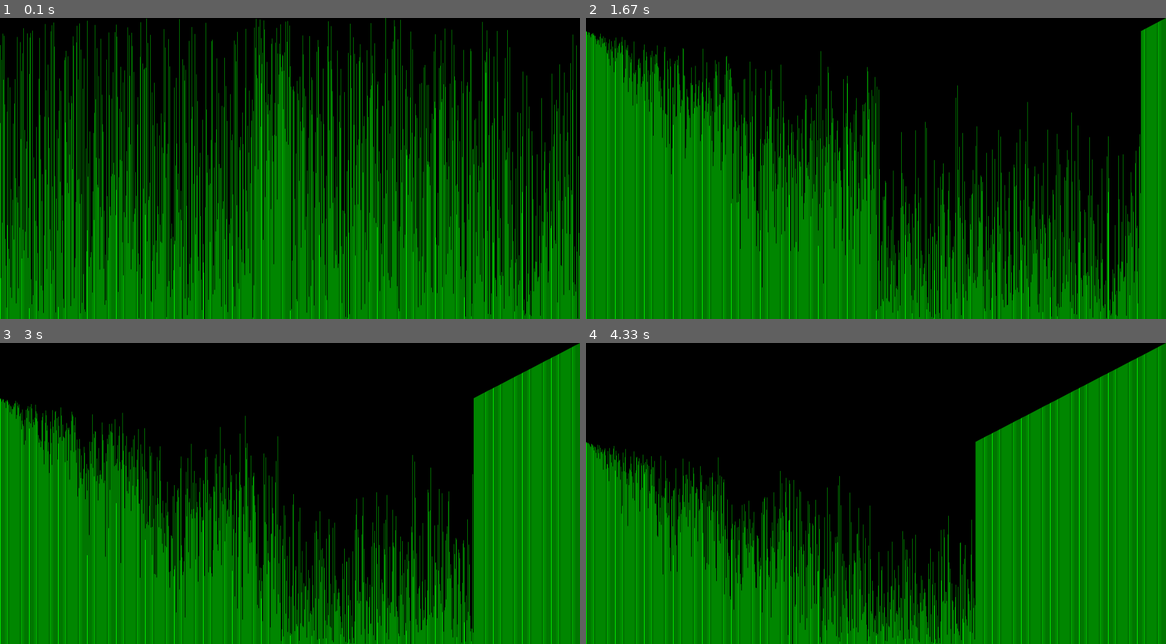
Above: before the commit, frames 1-4 (two rows, left to right).
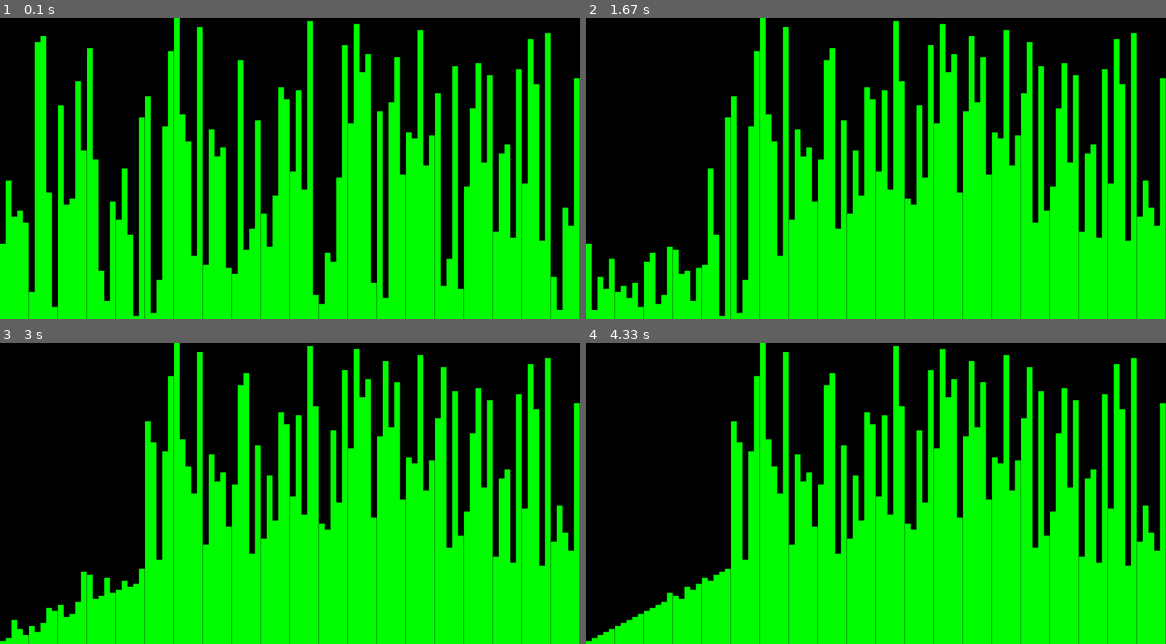
Above: after the commit, the same moments.

Repository: JeanPierreEKATO/SortingAlgorithmVisualizer
Game: pygame game, started from main.py
Two runs of this game, one before a commit and one after it. Both use one fixed random seed, a clock stepped at 60 frames per second and the inputs below.
Inputs:
- Up to frame 1 (0.1 s): no input
- Up to frame 2 (1.67 s): no input
- Up to frame 3 (3 s): no input
- Up to frame 4 (4.33 s): no input

The runs differ from the first frame. In frame 1, 70% of the frame differs, in the area x 0-100%, y 0-100%; in frame 2, 72%; in frame 3, 71%; in frame 4, 68%.

Commit message:
Create Data Fix
data created from 0 to n-1 but now it creates from 1 to n

Diff:
--- a/main.py
+++ b/main.py
@@ -3,10 +3,10 @@
 
 def main():
     visualizer = sv.SortingVisualizer()
-    visualizer.sortingData.createAndRandomizeData(1000)
-    visualizer.sortingData.algorithmType = SortingAlgorithmType.HEAP_SORT
+    visualizer.sortingData.createAndRandomizeData(100)
+    visualizer.sortingData.algorithmType = SortingAlgorithmType.QUICK_SORT
     visualizer.offset = 0
-    visualizer.delay = 1
+    visualizer.delay = 100
 
     visualizer.run()
 
--- a/sortingAlgorithms.py
+++ b/sortingAlgorithms.py
@@ -18,7 +18,7 @@
 
         self.data.clear()
 
-        for i in range(0, size):
+        for i in range(1, size + 1):
             self.data.append(i)
         self.isSorted = True
 
@@ -27,7 +27,8 @@
 
         self.data.clear()
 
-        for i in range(0, size):
+        for i in range(1, size + 1):
+            print(i)
             self.data.append(i)
 
         np.random.shuffle(self.data)
@@ -215,7 +216,6 @@
 
     # Checks if the data is sorted in ascending order
     def checkIfSorted(self) -> bool:
-        print("Checking if sorted")
         for i in range(1, len(self.data)):
             if self.data[i] < self.data[i - 1]:
                 self.isSorted = False
